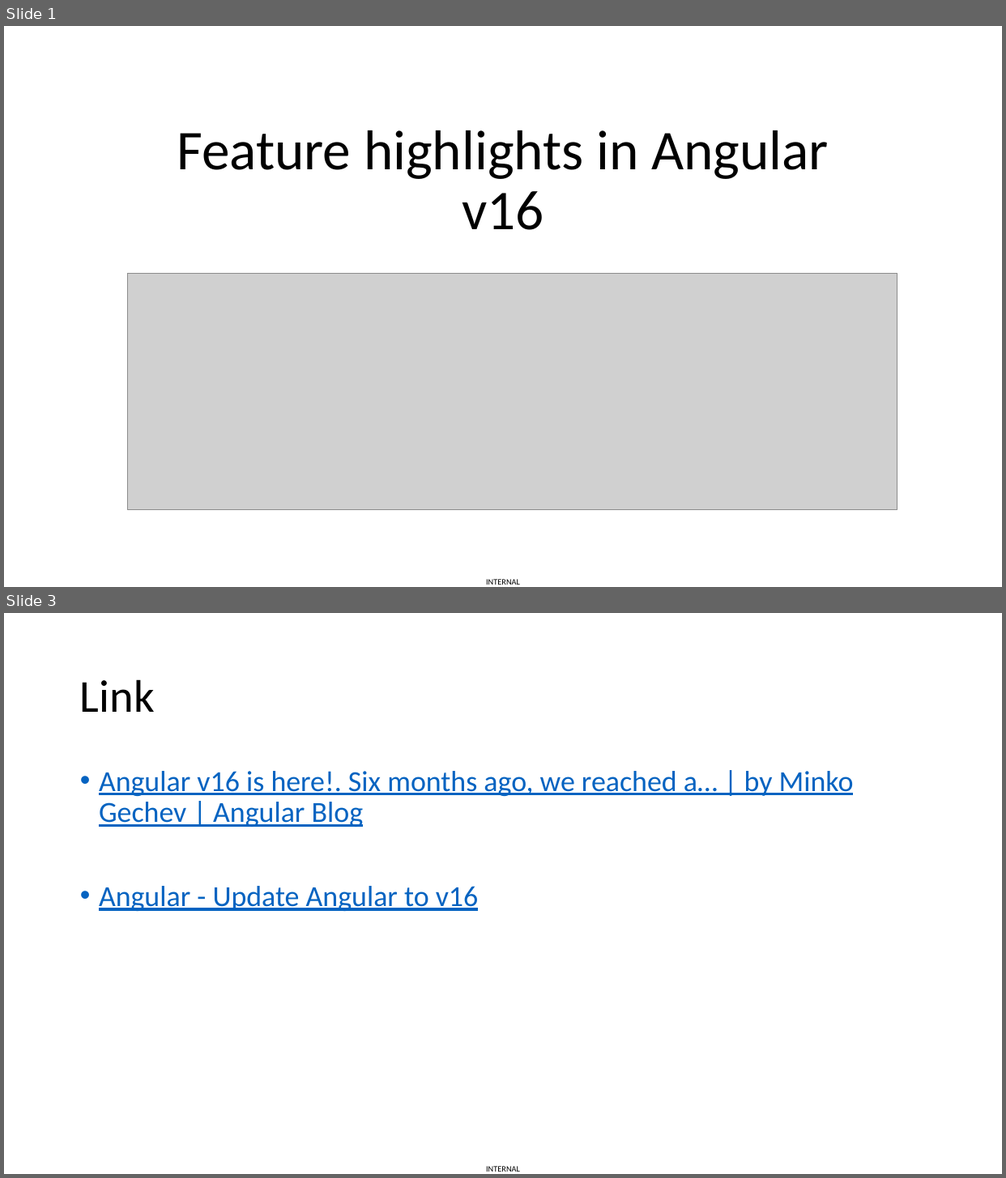
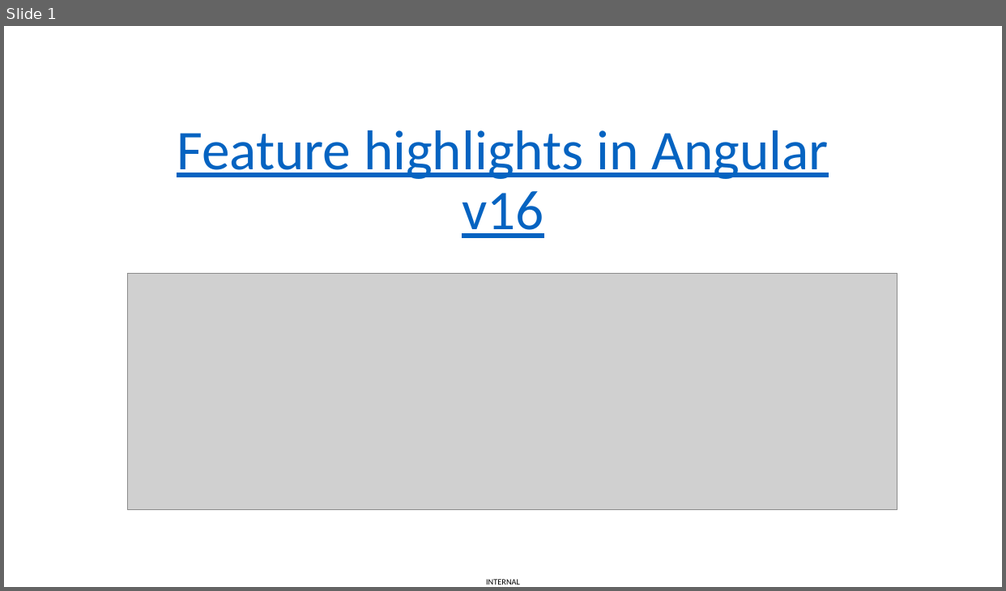
Before and after one commit to vuthaphai/ng-v16-new-features, a slide deck: Angular v16.pptx. Shown one above the other, each under a label of ours: slides 1 and 3 before the commit, slide 1 after it; the slides between them are not shown. The pictures are 1006x1178 and 1006x591 pixels, drawn with LibreOffice and Linux fonts; fonts in the diff are those of the drawing; grey boxes stand for pictures. Boxes give left, top, right and bottom in pixels: in the first picture for what was removed or moved away, otherwise in the second. Text is boxed around its words. In the diff, an @@ line names an element or a change of style, - is before the commit and + after.

```diff
--- a/Angular v16.pptx
+++ b/Angular v16.pptx
@@ slide 3 removed at (4,613,1002,1174), background #FFFFFF; not listed: 1 template element that a slide beside it also shows @@
@@ title removed at (80,679,155,712) @@
-Link
@@ text removed at (99,771,854,911) @@
-• Angular v16 is here!. Six months ago, we reached a… | by Minko Gechev | Angular Blog
-• Angular - Update Angular to v16
@@ slide 1 changed as well @@
@@ title "Feature highlights in Angular v16" at (177,130,829,238): text colour #000000 to #0563C1, underline on @@
```
Also in this commit, not shown: 1 other slide changed, 15 slides added, 3 other slides removed.
